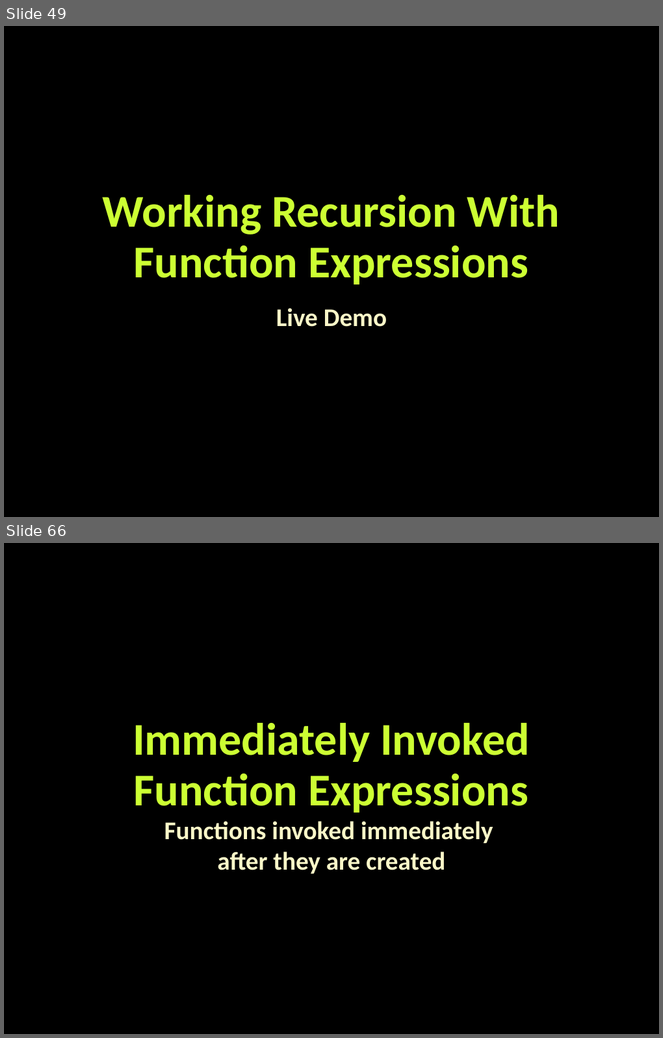
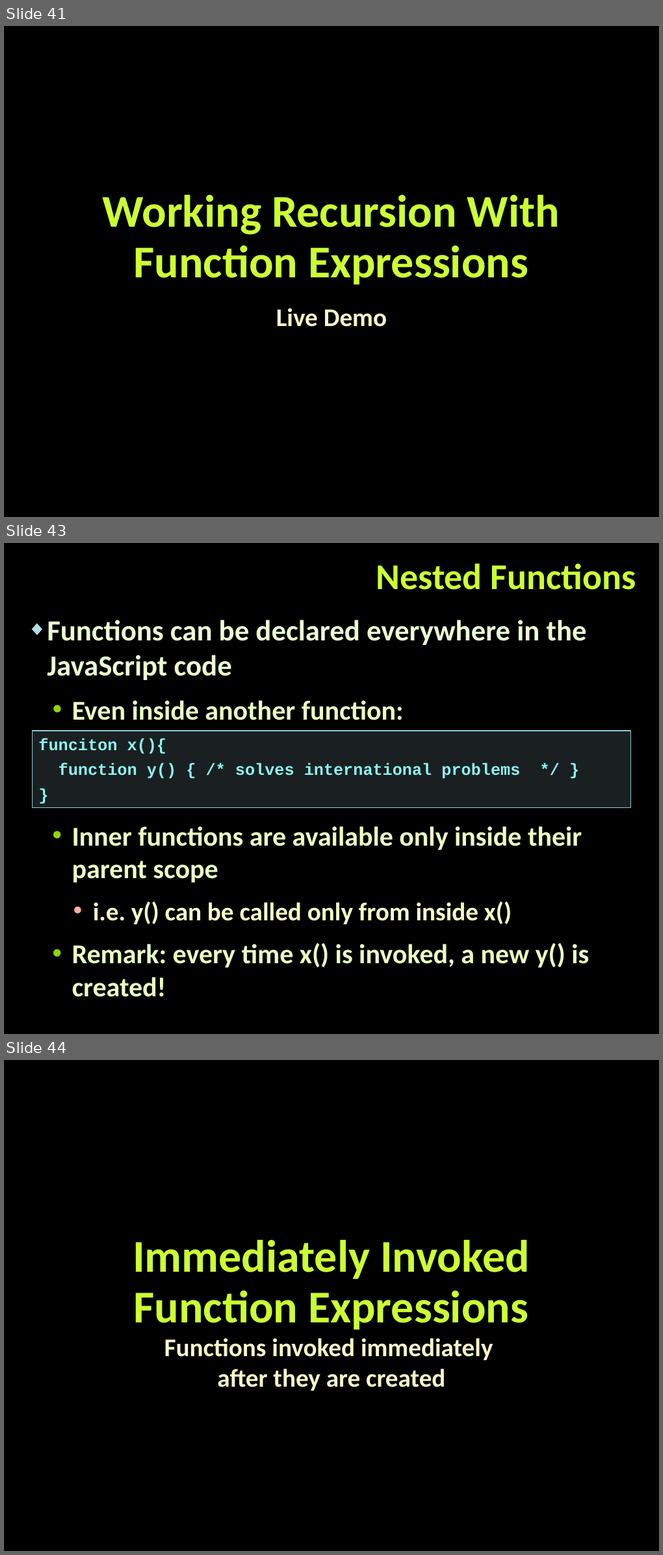
Before and after one commit to tddold/Telerik-Academy, a slide deck: Web Design &UI/4. JS OOP/Presentacions/Functions-and-function-expressions.pptx. Shown one above the other, each under a label of ours: slides 49 and 66 before the commit, slides 41, 43 and 44 after it; the slides between them are not shown. The pictures are 663x1038 and 663x1555 pixels, drawn with LibreOffice and Linux fonts; fonts in the diff are those of the drawing; background and template pictures are left out. Boxes give left, top, right and bottom in pixels: in the first picture for what was removed or moved away, otherwise in the second. Text is boxed around its words. In the diff, an @@ line names an element or a change of style, - is before the commit and + after.

```diff
--- a/Web Design &UI/4. JS OOP/Presentacions/Functions-and-function-expressions.pptx
+++ b/Web Design &UI/4. JS OOP/Presentacions/Functions-and-function-expressions.pptx
@@ slide 43 added at bbox=[4, 543, 659, 1034], background picture (left out) @@
@@ title added at bbox=[376, 563, 636, 590], 40 pt, text #CCFF33, bold @@
+Nested Functions
@@ text added at bbox=[47, 620, 587, 720], 32 pt, text #EBFFD2, bold @@
+◆ Functions can be declared everywhere in the JavaScript code
+  • Even inside another function:
@@ rectangle added at bbox=[32, 731, 631, 808], fill #B5DBE5 at 15% opacity, outline #90CAD7 1 pt, 18 pt, text #8CF4F2, bold @@
+funciton x(){
+function y() { /* solves international problems */ }
+}
@@ text added at bbox=[72, 826, 589, 997], 30 pt, text #EBFFC2, bold @@
+  • Inner functions are available only inside their parent scope
+    • i.e. y() can be called only from inside x()
+  • Remark: every time x() is invoked, a new y() is created!
@@ what was slide 49 is now slide 41 @@
@@ what was slide 66 is now slide 44 @@
```
Also in this commit, not shown: 14 slides changed, 2 other slides added, 36 slides removed, 16 other files.
